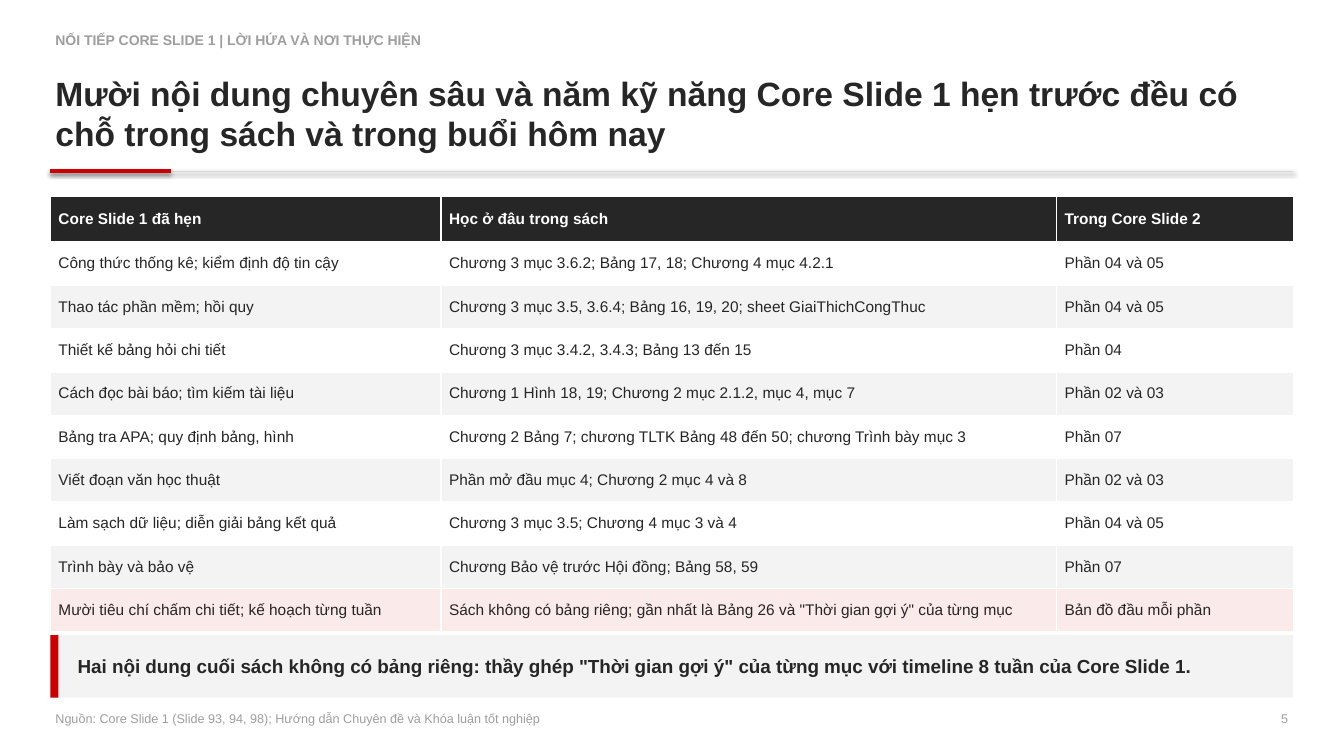
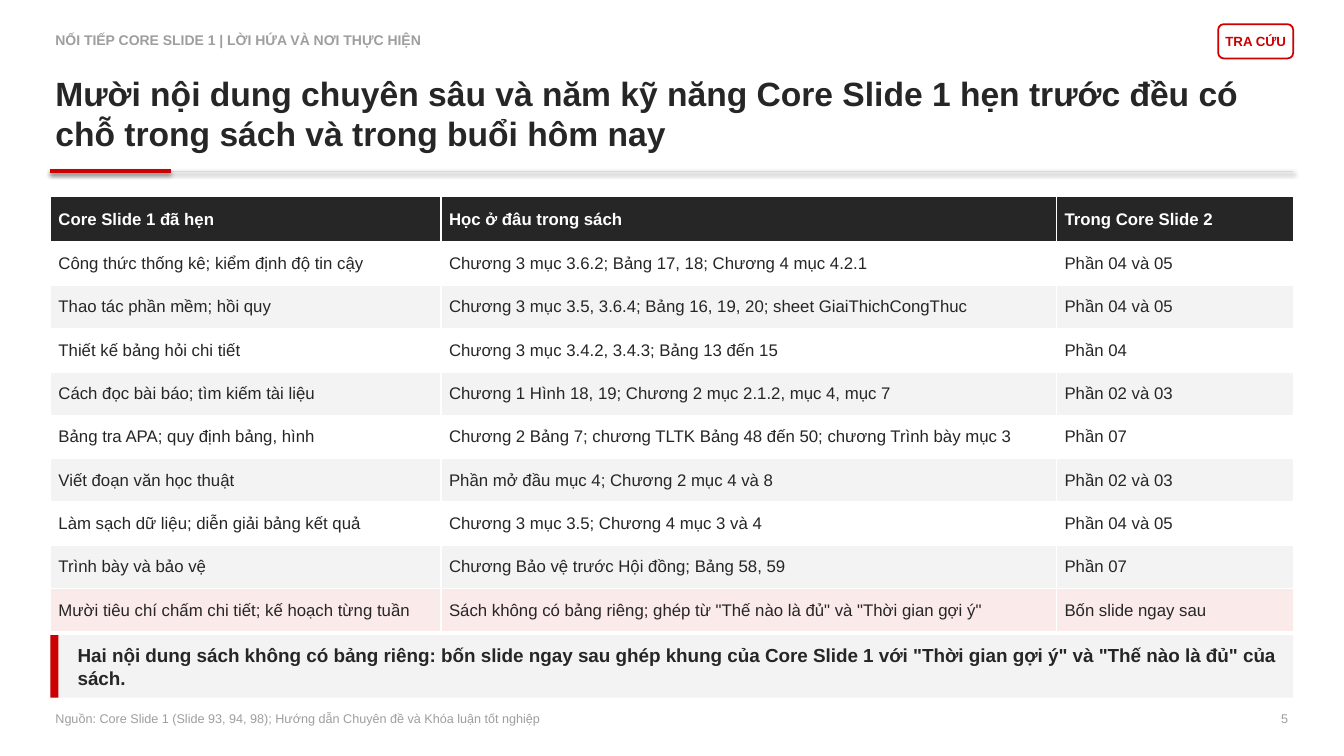
Before and after one commit to johnneinadlerr0353-bot/sachhuongdan, a slide deck: slide 5 of Core_Slide_2_HD2_Bain.pptx. Drawn at 1344x756 pixels with LibreOffice and Linux fonts; fonts in the diff are those of the drawing. Boxes give left, top, right and bottom in pixels: in the first picture for what was removed or moved away, otherwise in the second. Text is boxed around its words. In the diff, an @@ line names an element or a change of style, - is before the commit and + after.

```diff
--- a/Core_Slide_2_HD2_Bain.pptx
+++ b/Core_Slide_2_HD2_Bain.pptx
@@ rounded rectangle added at (x1=1219, y1=24, x2=1294, y2=58), fill #FFFFFF, outline #CC0000 1.25 pt, 9.5 pt, text #CC0000, bold @@
+TRA CỨU
@@ table at (x1=50, y1=197, x2=1295, y2=632) @@
@@ row 10, column 2: "Sách không có bảng riêng; gần nhất là Bảng 26 và "Thời gian gợi ý" của từng mục" to "Sách không có bảng riêng; ghép từ "Thế nào là đủ" và "Thời gian gợi ý"" @@
-row 10, column 3: Bản đồ đầu mỗi phần
+row 10, column 3: Bốn slide ngay sau
@@ size 11 to 12 pt @@
@@ text at (x1=78, y1=647, x2=1275, y2=685): text changed @@
-Hai nội dung cuối sách không có bảng riêng: thầy ghép "Thời gian gợi ý" của từng mục với timeline 8 tuần của Core Slide 1.
+Hai nội dung sách không có bảng riêng: bốn slide ngay sau ghép khung của Core Slide 1 với "Thời gian gợi ý" và "Thế nào là đủ" của sách.
```
Also in this commit, not shown: 93 other slides changed, 4 slides added, 1 other file.
